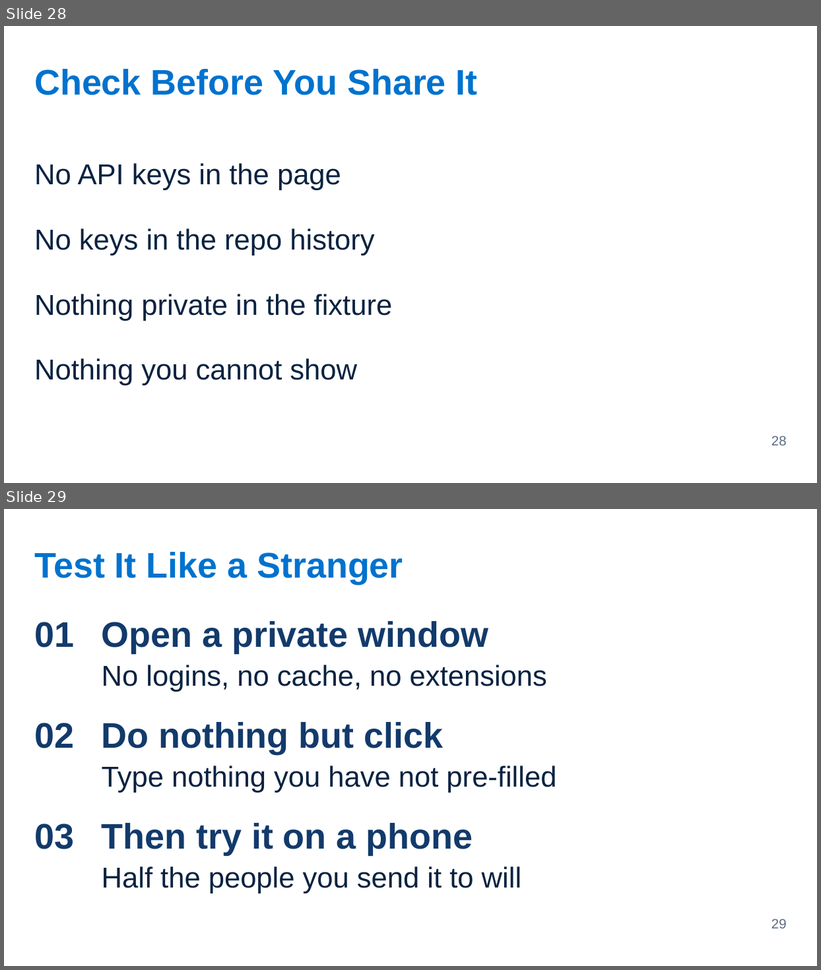
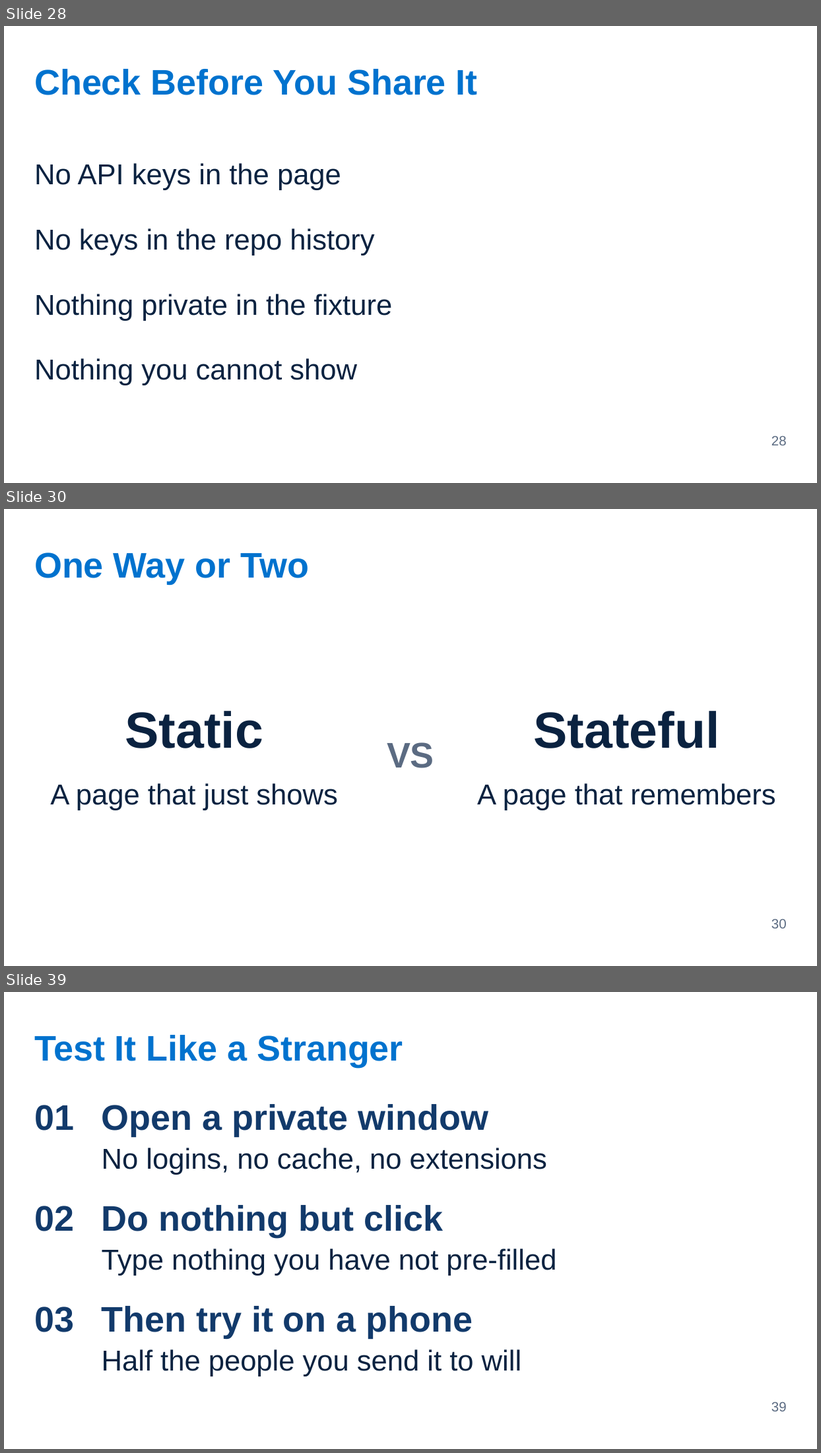
Before and after one commit to Victor-Palacios/SLaiDES, a slide deck: examples/pptx/immersion-2-3-making-it-demoable.pptx. Shown one above the other, each under a label of ours: slides 28 and 29 before the commit, slides 28, 30 and 39 after it; the slides between them are not shown. The pictures are 821x970 and 821x1453 pixels, drawn with LibreOffice and Linux fonts; fonts in the diff are those of the drawing. Boxes give left, top, right and bottom in pixels: in the first picture for what was removed or moved away, otherwise in the second. Text is boxed around its words. In the diff, an @@ line names an element or a change of style, - is before the commit and + after.

```diff
--- a/examples/pptx/immersion-2-3-making-it-demoable.pptx
+++ b/examples/pptx/immersion-2-3-making-it-demoable.pptx
@@ slide 30 added at (x1=4, y1=509, x2=817, y2=966), background #FFFFFF @@
@@ text added at (x1=34, y1=553, x2=309, y2=584), 42 pt, text #0072CE, bold @@
+One Way or Two
@@ text added at (x1=125, y1=711, x2=263, y2=749), 60 pt, text #0A2240, bold @@
+Static
@@ text added at (x1=533, y1=711, x2=719, y2=749), 60 pt, text #0A2240, bold @@
+Stateful
@@ text added at (x1=387, y1=743, x2=434, y2=768), 42 pt, text #5B6B82, bold @@
+VS
@@ text added at (x1=50, y1=784, x2=337, y2=811), 34 pt, text #0A2240 @@
+A page that just shows
@@ text added at (x1=477, y1=784, x2=776, y2=811), 34 pt, text #0A2240 @@
+A page that remembers
@@ page number added at (x1=772, y1=919, x2=787, y2=929), 16 pt, text #5B6B82 @@
+30
@@ what was slide 29 is now slide 39 @@
@@ page number at (x1=772, y1=1402, x2=787, y2=1412): text changed @@
-29
+39
```
Also in this commit, not shown: 9 other slides added, 8 other files.
